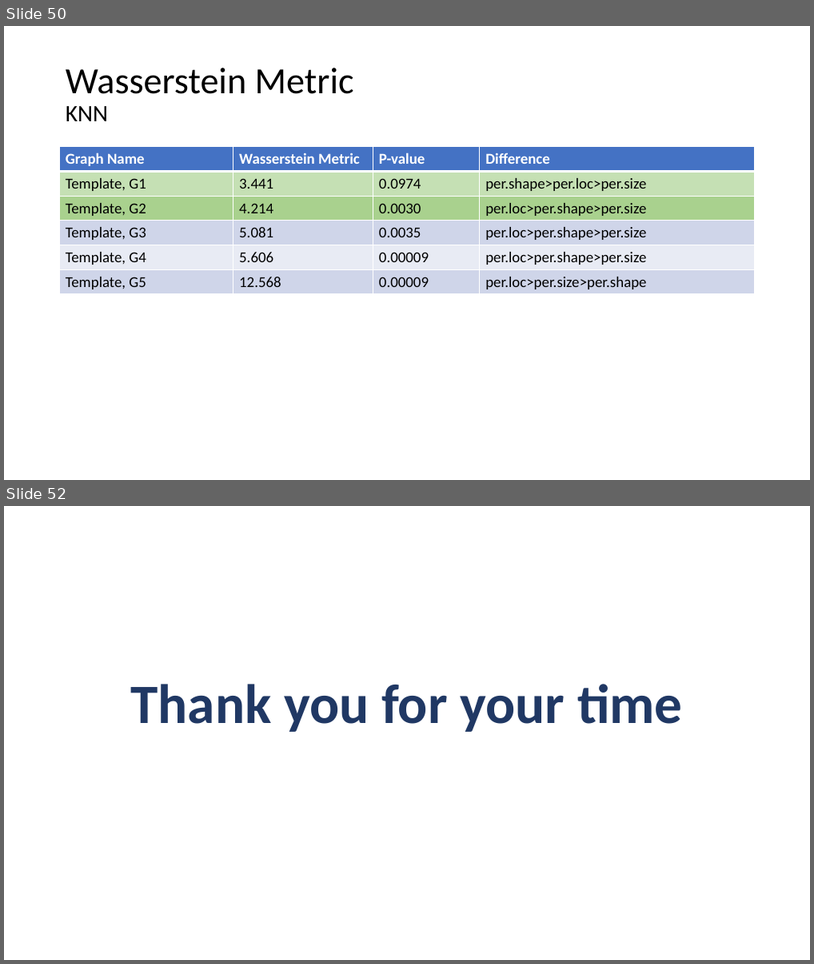
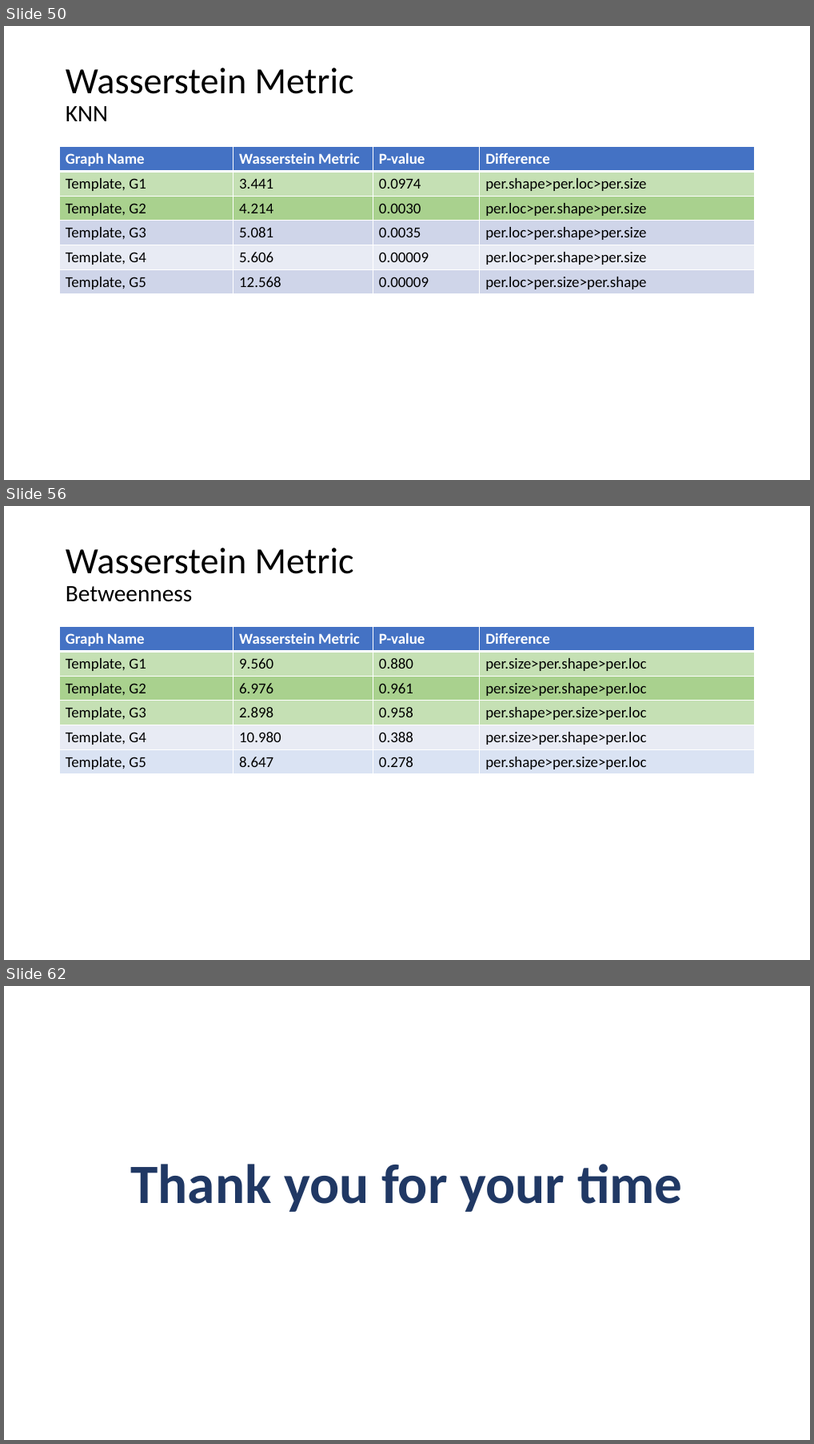
Before and after one commit to AtrayeeNeog/Visualization_2019-20, a slide deck: Documentation/Presentation/Project_Presentation_v2.pptx. Shown one above the other, each under a label of ours: slides 50 and 52 before the commit, slides 50, 56 and 62 after it; the slides between them are not shown. The pictures are 814x964 and 814x1444 pixels, drawn with LibreOffice and Linux fonts; fonts in the diff are those of the drawing. Boxes give left, top, right and bottom in pixels: in the first picture for what was removed or moved away, otherwise in the second. Text is boxed around its words. In the diff, an @@ line names an element or a change of style, - is before the commit and + after.

```diff
--- a/Documentation/Presentation/Project_Presentation_v2.pptx
+++ b/Documentation/Presentation/Project_Presentation_v2.pptx
@@ slide 56 added at (4,506,810,960), background #FFFFFF @@
@@ title added at (66,548,354,602), 44 pt, text #000000 @@
+Wasserstein Metric
+Betweenness
@@ table added at (60,627,755,774), 6 rows, 4 columns @@
+Graph Name | Wasserstein Metric | P-value | Difference
+Template, G1 | 9.560 | 0.880 | per.size>per.shape>per.loc
+Template, G2 | 6.976 | 0.961 | per.size>per.shape>per.loc
+Template, G3 | 2.898 | 0.958 | per.shape>per.size>per.loc
+Template, G4 | 10.980 | 0.388 | per.size>per.shape>per.loc
+Template, G5 | 8.647 | 0.278 | per.shape>per.size>per.loc
@@ what was slide 52 is now slide 62 @@
```
Also in this commit, not shown: 1 slide changed, 9 other slides added, 1 other file.
